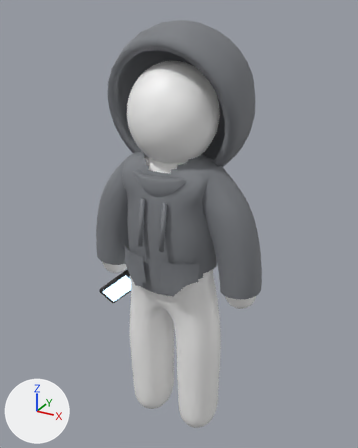
An edit to the FBX model assets/zp_character_rigged.fbx, drawn before and after from the same camera.
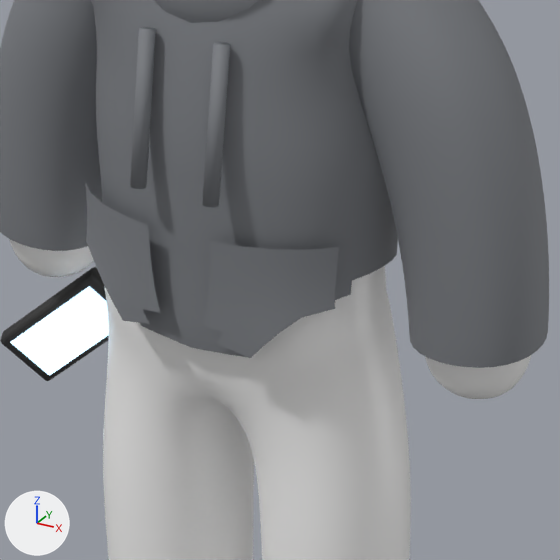
There are two pictures of each version: one whole from a 50 mm lens placed at (0.495, -0.875, 1.019), pointed at (-0.025, 0.07, 0.546), one close up on the part from 28% to 74% of the width and 43% to 80% of the height. Lighting does not change. The marker at lower left points along +X, +Y and +Z. The first two pictures are the older version. Where no turn or scale is listed for an object, it has been applied to the vertices.

Before the edit, the objects in view are built like this:
```python
me_pr_phone = bpy.data.meshes.new('PR_Phone')
me_pr_phone.from_pydata(...)  # 60 vertices, 55 faces; spans x -0.051..0.051, y -0.0261..0.0261, z -0.0511..0.0511
# faces by material slot: [54, 1]
me_pr_phone.materials.append(mat_aj_dark)  # black #2e2e2e
me_pr_phone.materials.append(mat_zp_screen)  # blue #bfe6ff, glowing blue #bfe6ff
me_zp_character = bpy.data.meshes.new('ZP_Character')
me_zp_character.from_pydata(...)  # 10872 vertices, 10777 faces; spans x -0.208..0.208, y -0.102..0.239, z 0.035..0.994
# faces by material slot: [6816, 3961]
me_zp_character.materials.append(mat_mc_white)  # white #fafaf9
me_zp_character.materials.append(mat_zp_hoodie)  # grey #7c7f84
ob_pr_phone = bpy.data.objects.new('PR_Phone', me_pr_phone)
ob_pr_phone.location = (-0.1569, 0.002, 0.3722)
ob_zp_character = bpy.data.objects.new('ZP_Character', me_zp_character)
ob_zp_character.location = (0.0, 0.0, 0.0)
```
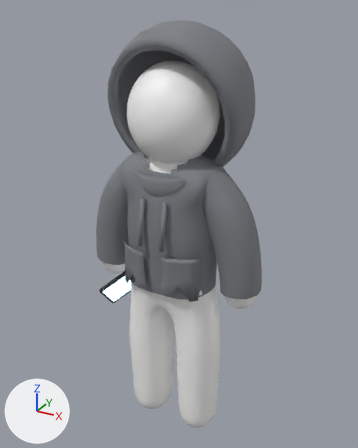
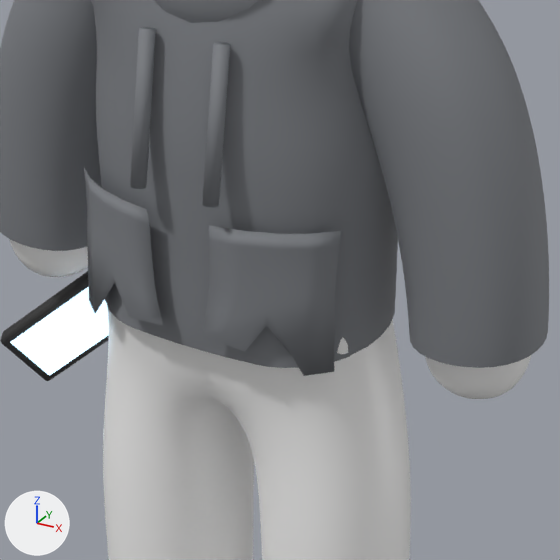
What differs and where, as boxes [x1, y1, x2, y2] in the close-ups (560 x 560 px):
part 1 of me_zp_character, built on: before [86, 228, 398, 358]; after [84, 168, 398, 376]

Edits to the bpy script that builds the scene:
```text
Change me_zp_character:
    used by ob_zp_character; location = (0.0, 0.0, 0.0)
    remove me_zp_character.from_pydata(...)  # 10872 vertices, 10777 faces; spans x -0.208..0.208, y -0.102..0.239, z 0.035..0.994
    add me_zp_character.from_pydata(...)  # 10916 vertices, 10821 faces; spans x -0.208..0.208, y -0.102..0.239, z 0.035..0.994
    me_zp_character part 1
    14 vertices are removed from x -0.094..0.094, y -0.091..0.075, z 0.444..0.489
    15 faces are deleted
    7 vertices in x -0.031..0.031, y -0.079..0.073, z 0.446 move by (0.0, 0.0, -0.003)
    5 vertices in x -0.013..0.011, y -0.08..0.075, z 0.444 move by (0.0, 0.0, -0.001)
    4 vertices in x -0.057..0.057, y -0.076..0.065, z 0.464 move by (0.0, 0.0, -0.021)
    3 vertices in x -0.099..0.086, y -0.053..-0.026, z 0.488 move by (0.0, 0.0, -0.045)
    31 vertices move from x -0.101..0.101, y -0.078..0.069, z 0.447..0.498 to x -0.101..0.101, y -0.078..0.069, z 0.443
    52 vertices are added at x -0.095..0.095, y -0.093..0.075, z 0.443..0.544
    6 new vertices lie (0.0, 0.002, -0.01) away from vertices in x -0.022..0.022, y -0.093..-0.092, z 0.48..0.533
    59 new faces join them, mat_zp_hoodie (grey #7c7f84)
    other edits to the shape of me_zp_character do not show in these pictures
```
